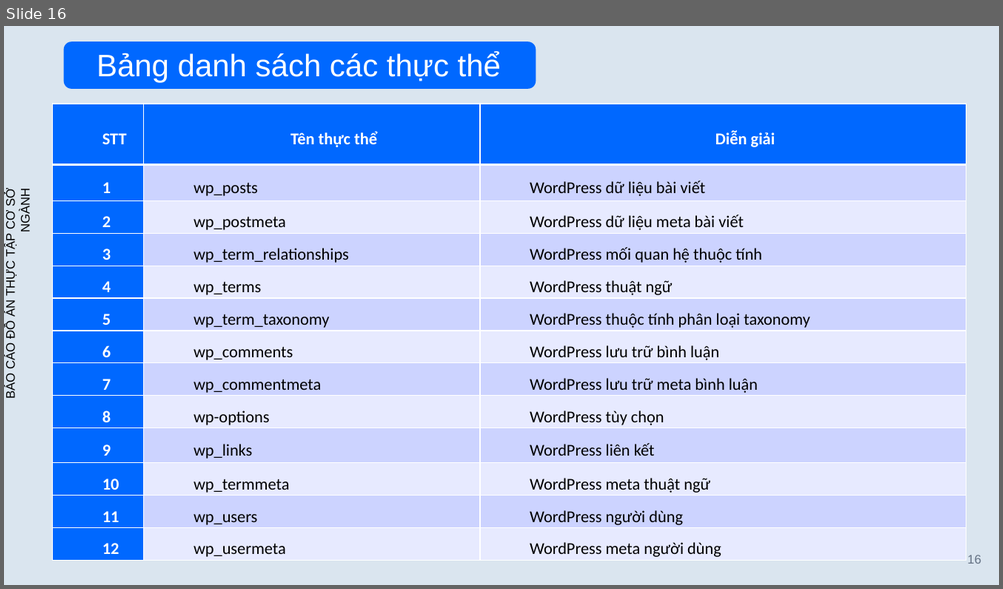
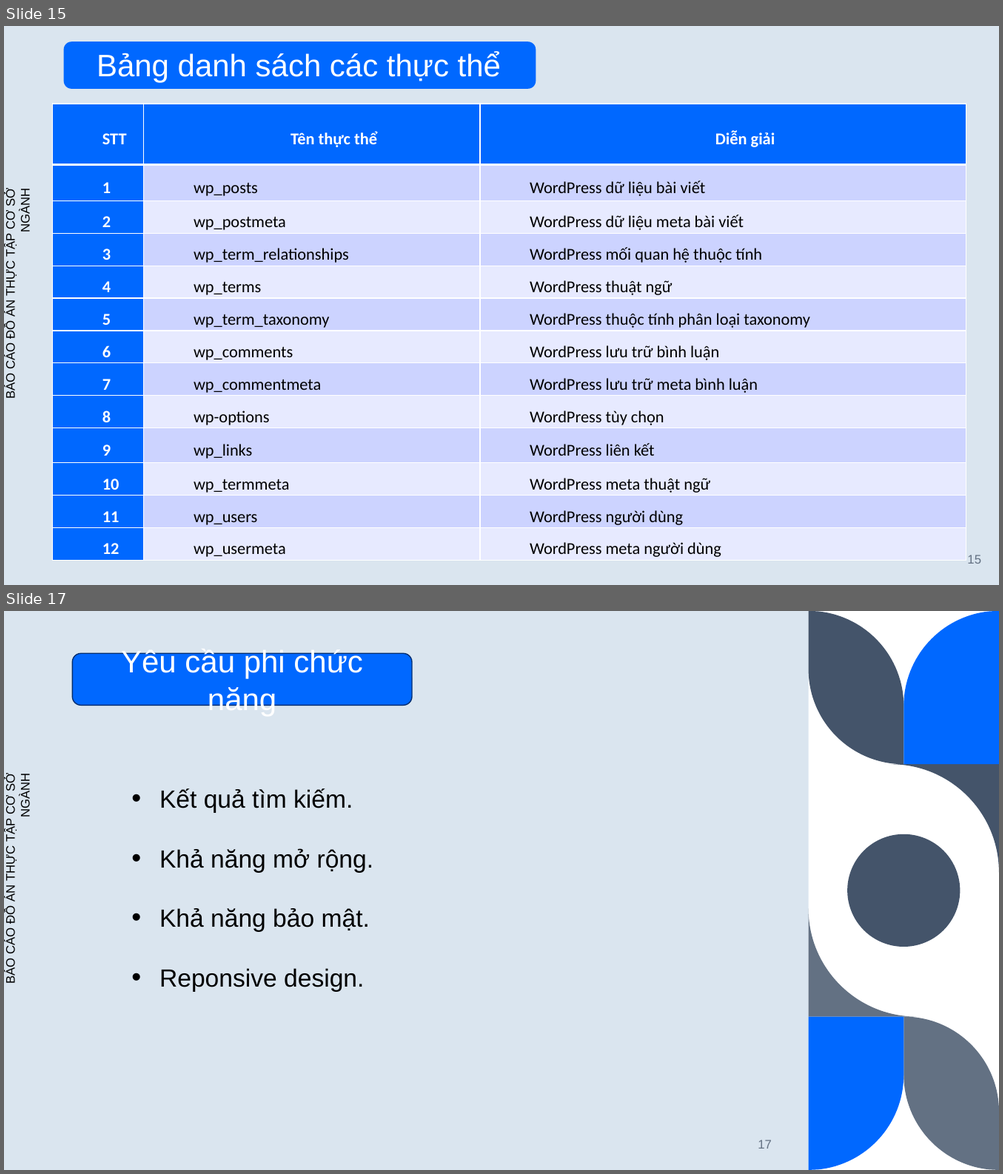
Before and after one commit to TrangThanhHieu/csn-da21ttb-trangthanhhieu-timhieuvathietkewebminhhoa-wordpress, a slide deck: thesis/csn-da21ttb-TrangThanhHieu.pptx. Shown one above the other, each under a label of ours: slide 16 before the commit, slides 15 and 17 after it; the slides between them are not shown. The pictures are 1003x589 and 1003x1174 pixels, drawn with LibreOffice and Linux fonts; fonts in the diff are those of the drawing. Boxes give left, top, right and bottom in pixels: in the first picture for what was removed or moved away, otherwise in the second. Text is boxed around its words. In the diff, an @@ line names an element or a change of style, - is before the commit and + after.

```diff
--- a/thesis/csn-da21ttb-TrangThanhHieu.pptx
+++ b/thesis/csn-da21ttb-TrangThanhHieu.pptx
@@ slide 17 added at [4,611,999,1170], background #FFFFFF @@
@@ rectangle added at [4,611,808,1170], fill #DAE5EF @@
@@ freeform shape added at [808,611,904,765], fill #44546A @@
@@ freeform shape added at [904,611,999,765], fill #0068FF @@
@@ rounded rectangle added at [73,653,412,705], fill #0068FF, outline #002E70 1 pt, 30 pt, text #FFFFFF @@
+Yêu cầu phi chức năng
@@ freeform shape added at [891,765,999,873], fill #44546A @@
@@ text added at [4,775,33,983], 12 pt, text #000000 @@
+BÁO CÁO ĐỒ ÁN THỰC TẬP CƠ SỞ NGÀNH
@@ text added at [159,789,374,992], 24 pt, text #000000 @@
+• Kết quả tìm kiếm.
+• Khả năng mở rộng.
+• Khả năng bảo mật.
+• Reponsive design.
@@ ellipse added at [847,834,960,947], fill #44546A @@
@@ freeform shape added at [808,908,916,1017], fill #637183 @@
@@ freeform shape added at [808,1017,904,1170], fill #0068FF @@
@@ freeform shape added at [904,1017,999,1170], fill #637183 @@
@@ page number added at [757,1140,771,1149], 12 pt, text #637183 @@
+17
@@ what was slide 16 is now slide 15 @@
```
Also in this commit, not shown: 8 slides changed, 2 other slides added, 1 slide removed, 1 other file.
